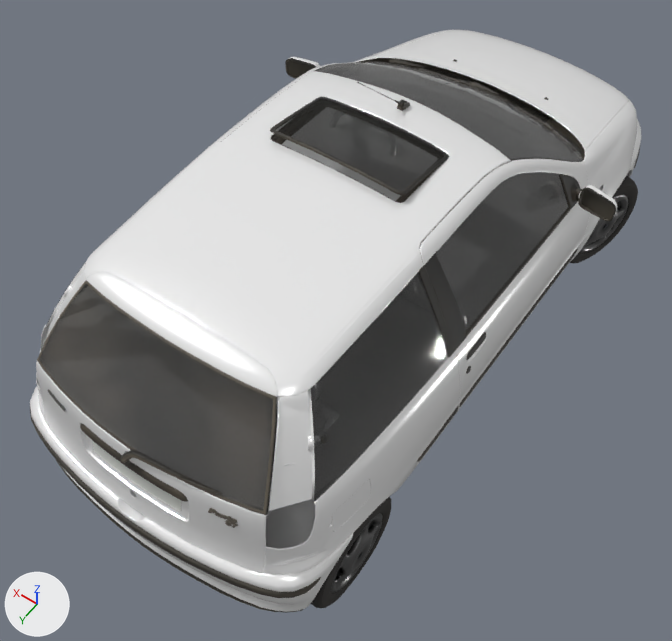
One commit to the glTF model game/public/assets/cars/punto-1995/lod0.glb: the scene before it, then after it.
Both versions are drawn from a camera (50 mm lens) standing at (-1.68, 2.77, 4.06) and looking at (-0.07, 0.51, 0.51). The lights are fixed; the arrows at lower left show +X, +Y and +Z. The older version comes first. Vertices at exactly the same position are counted once.

The older version as bpy lines, for what is in view:
```python
me_body = bpy.data.meshes.new('body')
me_body.from_pydata(...)  # 13455 vertices, 25446 faces; spans x -0.96..0.96, y -1.88..1.88, z 0.1..1.74
# faces by material slot: [15747, 216, 9483]
me_body.materials.append(mat_fleet_paint)
me_body.materials.append(mat_fleet_plate)
me_body.materials.append(mat_fleet_trim)
me_glass = bpy.data.meshes.new('glass')
me_glass.from_pydata(...)  # 457 vertices, 706 faces; spans x -0.75..0.75, y -0.93..1.75, z 0.83..1.45
me_glass.materials.append(mat_fleet_glass)
me_wheel_fl = bpy.data.meshes.new('wheel_FL')
me_wheel_fl.from_pydata(...)  # 998 vertices, 1896 faces; spans x -0.164..0.161, y -0.29..0.29, z -0.27..0.288
# faces by material slot: [768, 1128]
me_wheel_fl.materials.append(mat_fleet_rubber)
me_wheel_fl.materials.append(mat_fleet_alloy)
ob_body = bpy.data.objects.new('body', me_body)
ob_body.location = (0.0, 0.0, 0.0)
ob_glass = bpy.data.objects.new('glass', me_glass)
ob_glass.location = (0.0, 0.0, 0.0)
ob_wheel_fl = bpy.data.objects.new('wheel_FL', me_wheel_fl)
ob_wheel_fl.location = (-0.701, -1.092, 0.28)
# also in view: 'wheel_RL' at (-0.7, 1.34, 0.28)
```
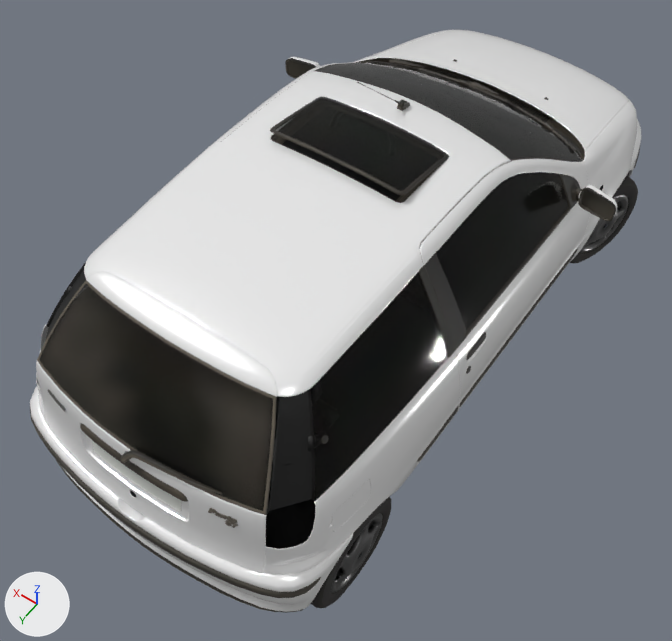
Location of each change, [x1, y1, x2, y2] in pixels of the pictures (672 x 641 px):
part 1 of me_body, reshaped: before [37, 35, 640, 612]; after [36, 53, 640, 612]
part 2 of me_body, recoloured: [45, 150, 603, 549] in both
part 3 of me_body, recoloured: [45, 150, 603, 549] in both

The change, as a diff of the scene's bpy script:
```diff
--- a/game/public/assets/cars/punto-1995/lod0.glb.py
+++ b/game/public/assets/cars/punto-1995/lod0.glb.py
@@ me_body @@
 # used by ob_body; location = (0.0, 0.0, 0.0)
-me_body.from_pydata(...)  # 13455 vertices, 25446 faces; spans x -0.96..0.96, y -1.88..1.88, z 0.1..1.74
+me_body.from_pydata(...)  # 12897 vertices, 24395 faces; spans x -0.96..0.96, y -1.88..1.88, z 0.1..1.74
+# me_body part 1: 227 vertices moved within x -0.95..0.95, y -1.87..1.86, z 0.18..1.37; 557 vertices removed from x -0.81..0.81, y -1.88..1.84, z 0.12..1.4
+# me_body part 2: 2525 kept faces spanning x -0.8..0.8, y -1.86..1.82, z 0.11..1.39 get new vertex colours; the middle colour goes from white #ffffff to black #000000
+# me_body part 3: 2503 faces spanning x -0.8..0.8, y -1.86..1.82, z 0.11..1.39 switch from mat_fleet_paint to mat_fleet_trim
+# other edits to the shape of me_body do not show in these pictures
 me_body.materials.append(mat_fleet_plate)
```
